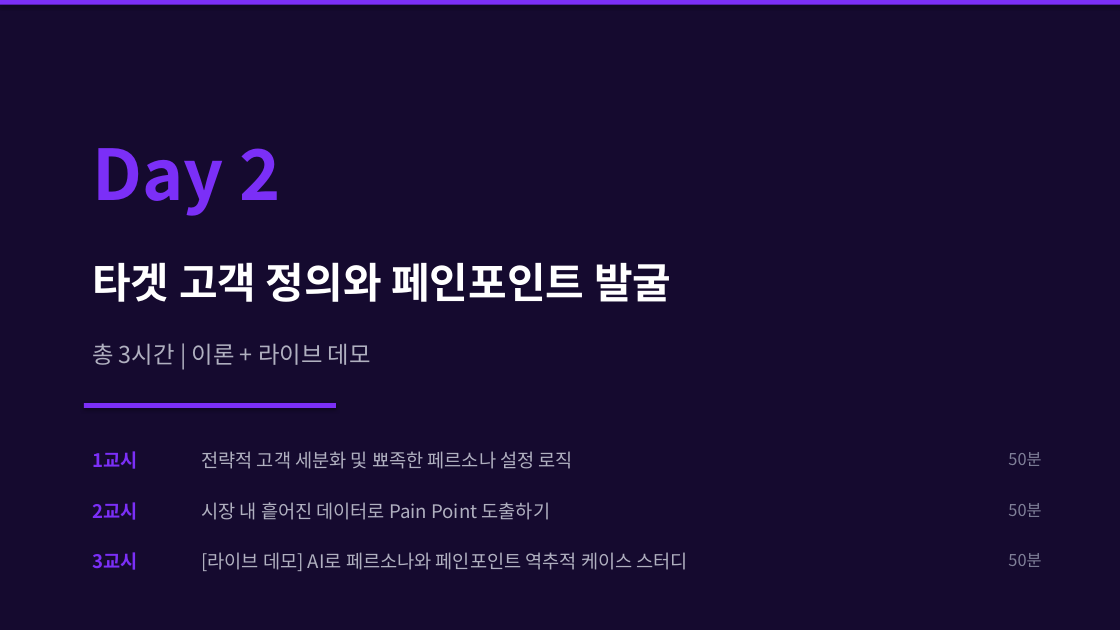
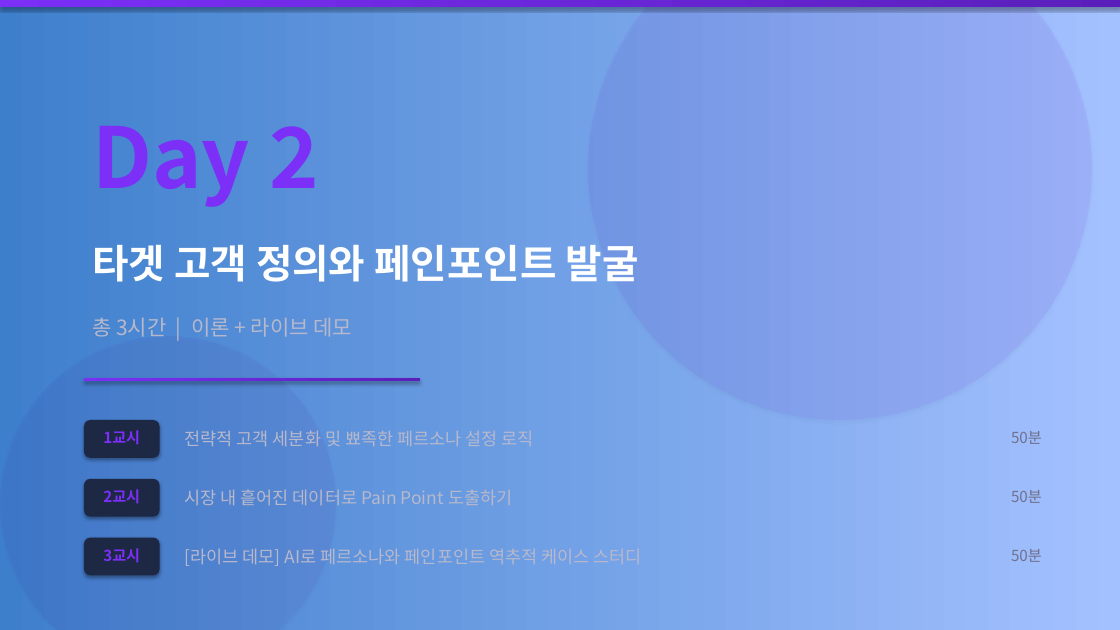
Before and after one commit to SEKYUOH-PLATTER/platter-worklab, a slide deck: slide 10 of docs/gtm-curriculum-slides.pptx. Drawn at 1120x630 pixels with LibreOffice and Linux fonts; fonts in the diff are those of the drawing. Boxes give left, top, right and bottom in pixels: in the first picture for what was removed or moved away, otherwise in the second. Text is boxed around its words. In the diff, an @@ line names an element or a change of style, - is before the commit and + after.

```diff
--- a/docs/gtm-curriculum-slides.pptx
+++ b/docs/gtm-curriculum-slides.pptx
@@ background #150A2F to gradient #3F80CE to #A4C4FF @@
@@ rectangle at [0, 0, 1120, 7]: fill #7B2FF7 to gradient #7B2FF7 to #5A1FBB @@
@@ ellipse added at [588, 0, 1092, 420], fill #7B2FF7 at 8% opacity @@
@@ text "Day 2": place and size @@
-text "Day 2" at [92, 148, 281, 216]
+text "Day 2" at [92, 126, 319, 207]
@@ text "Day 2" at [92, 126, 319, 207]: size 60 to 72 pt @@
@@ text "타겟 고객 정의와 페인포인트 발굴": place and size @@
-text "타겟 고객 정의와 페인포인트 발굴" at [92, 262, 671, 302]
+text "타겟 고객 정의와 페인포인트 발굴" at [92, 244, 639, 282]
@@ text "타겟 고객 정의와 페인포인트 발굴" at [92, 244, 639, 282]: size 36 to 34 pt @@
@@ text "총 3시간 | 이론 + ...": place and size @@
-text "총 3시간 | 이론 + ..." at [92, 343, 371, 365]
+text "총 3시간 | 이론 + ..." at [92, 317, 352, 337]
@@ text "총 3시간 | 이론 + ..." at [92, 317, 352, 337]: size 20 to 18 pt, text colour #B0B0C0 to #B8B8CC @@
@@ ellipse added at [0, 336, 336, 630], fill #5A1FBB at 6% opacity @@
@@ rectangle at [84, 378, 420, 381]: fill #7B2FF7 to gradient #7B2FF7 to #5A1FBB @@
@@ rectangle: place and size @@
-rectangle at [84, 403, 336, 408]
+rectangle at [84, 378, 420, 381]
@@ size 16 to 13 pt; alignment left to centre in 3 elements at [103, 548, 140, 563], [103, 489, 140, 504], [103, 430, 140, 445] @@
@@ text "1교시": place and size @@
-text "1교시" at [92, 451, 137, 469]
+text "1교시" at [103, 430, 140, 445]
@@ rounded rectangle added at [84, 420, 160, 458], fill #1C2844 @@
@@ size 16 to 15 pt, text colour #B0B0C0 to #B8B8CC in 3 elements at [185, 548, 537, 566], [185, 489, 512, 505], [185, 430, 534, 446] @@
@@ text "전략적 고객 세분화 및 뾰족한 ...": place and size @@
-text "전략적 고객 세분화 및 뾰족한 ..." at [201, 451, 573, 469]
+text "전략적 고객 세분화 및 뾰족한 ..." at [185, 430, 534, 446]
@@ text "50분": place and size @@
-text "50분" at [1008, 503, 1041, 517]
+text "50분" at [1011, 431, 1042, 444]
@@ rounded rectangle added at [84, 479, 160, 517], fill #1C2844 @@
@@ text "2교시": place and size @@
-text "2교시" at [92, 502, 137, 520]
+text "2교시" at [103, 489, 140, 504]
@@ text "시장 내 흩어진 데이터로 Pain ...": place and size @@
-text "시장 내 흩어진 데이터로 Pain ..." at [201, 502, 550, 520]
+text "시장 내 흩어진 데이터로 Pain ..." at [185, 489, 512, 505]
@@ size 14 to 13 pt, text colour #808099 to #70708C in 3 elements at [1011, 431, 1042, 444], [1011, 549, 1042, 562], [1011, 490, 1042, 503] @@
@@ text "50분": place and size @@
-text "50분" at [1008, 452, 1041, 466]
+text "50분" at [1011, 490, 1042, 503]
@@ rounded rectangle added at [84, 538, 160, 576], fill #1C2844 @@
@@ text "[라이브 데모] AI로 페르소나와 페인포인트 ...": place and size @@
-text "[라이브 데모] AI로 페르소나와 페인포인트 ..." at [201, 552, 688, 571]
+text "[라이브 데모] AI로 페르소나와 페인포인트 ..." at [185, 548, 537, 566]
```
Also in this commit, not shown: 24 other slides changed, 1 slide removed.
